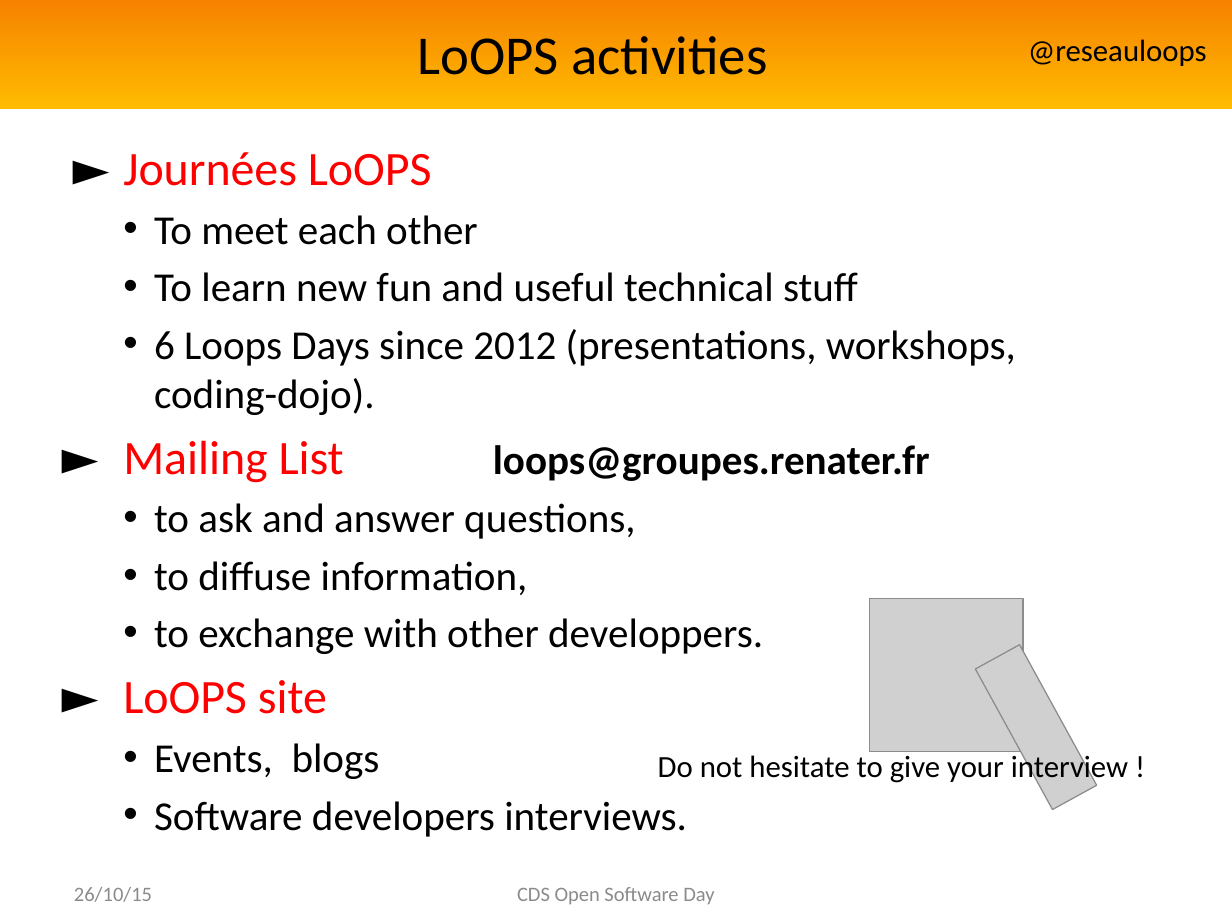
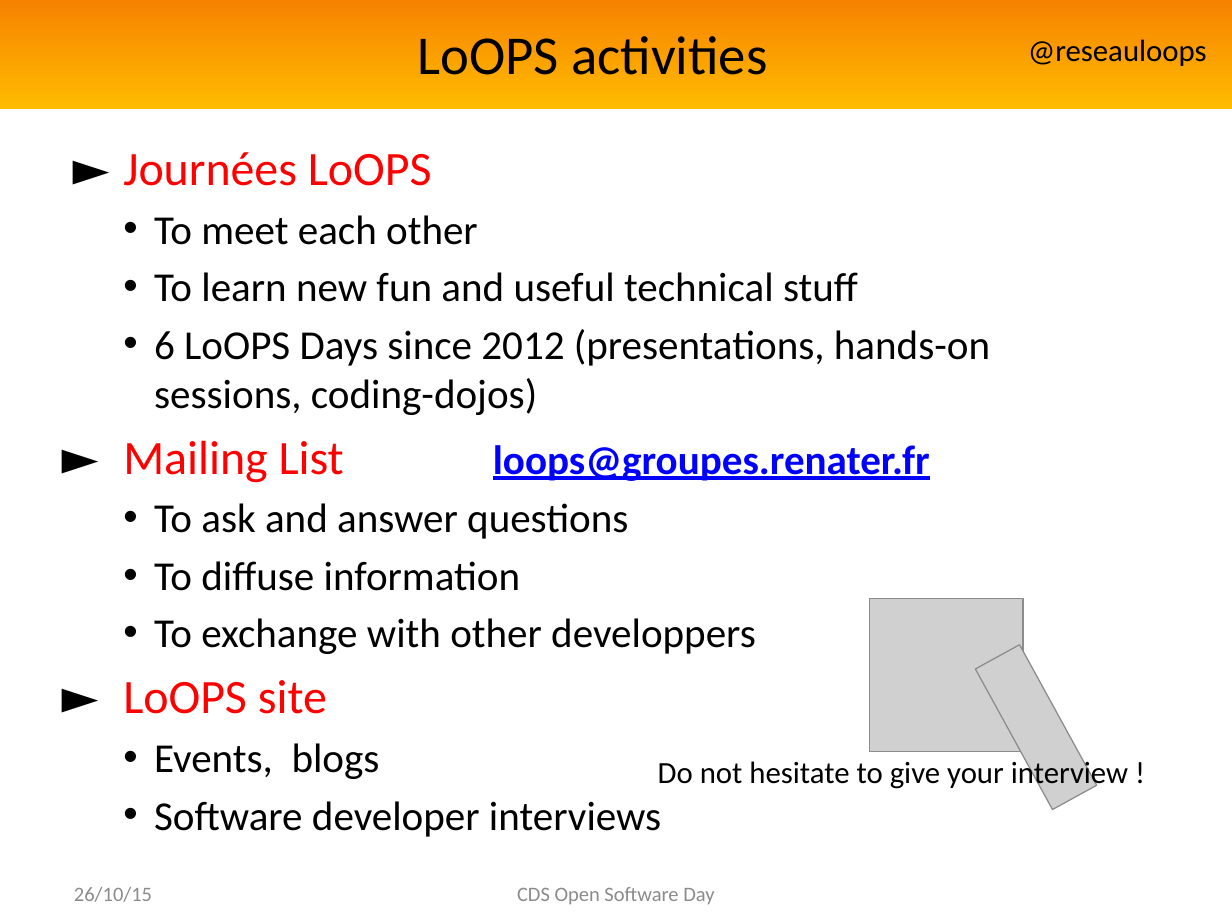
Before and after one commit to reseau-loops/reseau-loops.github.com, a slide deck: slide 5 of presentations/PrésentationLoOPSAnglais.pptx. Drawn at 1232x924 pixels with LibreOffice and Linux fonts; fonts in the diff are those of the drawing; grey boxes stand for pictures; background and template pictures are left out. Boxes give left, top, right and bottom in pixels: in the first picture for what was removed or moved away, otherwise in the second. Text is boxed around its words. In the diff, an @@ line names an element or a change of style, - is before the commit and + after.

Commit message:
Rajout Modification CH AP dans présentation Loops pour journée CDS

```diff
--- a/presentations/PrésentationLoOPSAnglais.pptx
+++ b/presentations/PrésentationLoOPSAnglais.pptx
@@ text at box(154, 329, 990, 415): text changed @@
-    • 6 Loops Days since 2012 (presentations, workshops, coding-dojo).
+    • 6 LoOPS Days since 2012 (presentations, hands-on sessions, coding-dojos)
@@ text at box(123, 440, 930, 483): text colour #000000 to #0000FF, underline on in "loops@groupes.renater.fr" @@
@@ text at box(154, 503, 756, 654): text changed @@
-    • to ask and answer questions,
-    • to diffuse information,
-    • to exchange with other developpers.
+    • To ask and answer questions
+    • To diffuse information
+    • To exchange with other developpers
@@ text "Do not hesitate to give ...": place and size @@
-text "Do not hesitate to give ..." at box(658, 751, 1128, 785)
+text "Do not hesitate to give ..." at box(658, 757, 1128, 791)
@@ text at box(154, 801, 687, 837): text changed @@
-    • Software developers interviews.
+    • Software developer interviews
```
Also in this commit, not shown: 4 other slides changed, 1 other file.
